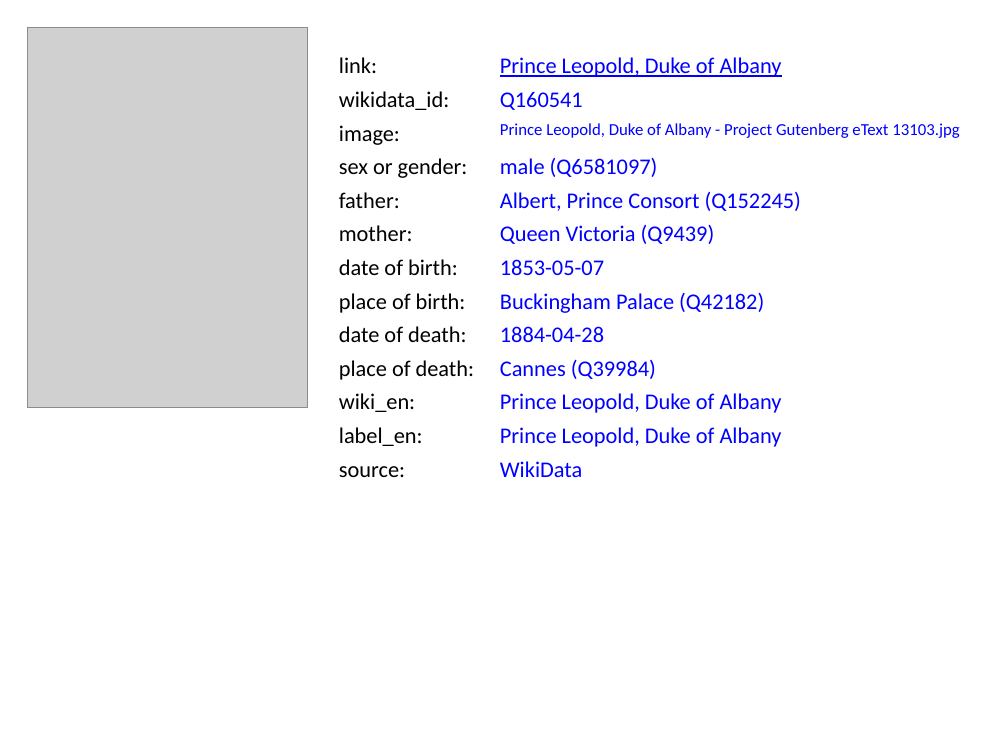
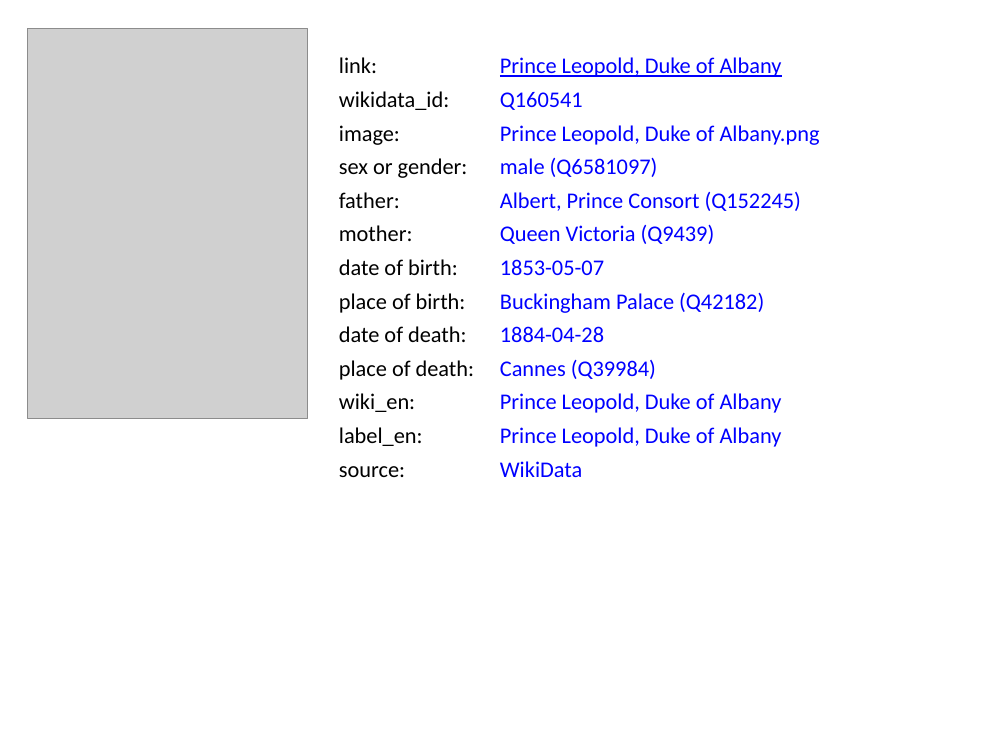
Before and after one commit to BITPlan/com.bitplan.simplegraph, a slide deck: slide 9 of simplegraph-powerpoint/QueenVictoria.pptx. Drawn at 1008x756 pixels with LibreOffice and Linux fonts; fonts in the diff are those of the drawing; grey boxes stand for pictures. Boxes give left, top, right and bottom in pixels: in the first picture for what was removed or moved away, otherwise in the second. Text is boxed around its words. In the diff, an @@ line names an element or a change of style, - is before the commit and + after.

```diff
--- a/simplegraph-powerpoint/QueenVictoria.pptx
+++ b/simplegraph-powerpoint/QueenVictoria.pptx
@@ picture: place and size @@
-picture at box(28, 28, 308, 407)
+picture at box(28, 28, 308, 419)
@@ text at box(500, 125, 820, 145): text changed; size 12 to 16 pt @@
-Prince Leopold, Duke of Albany - Project Gutenberg eText 13103.jpg
+Prince Leopold, Duke of Albany.png
```
Also in this commit, not shown: 3 other slides changed, 9 other files.
